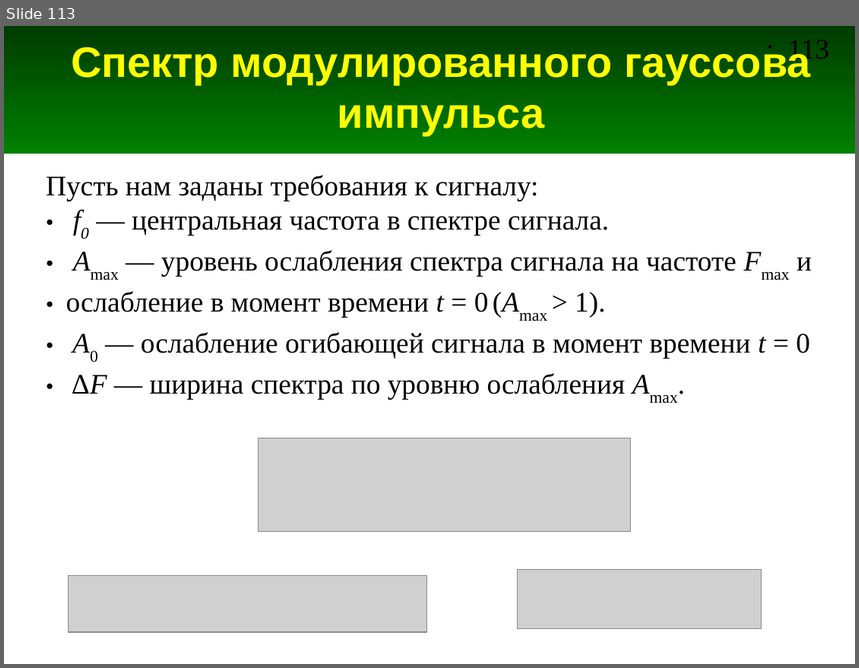
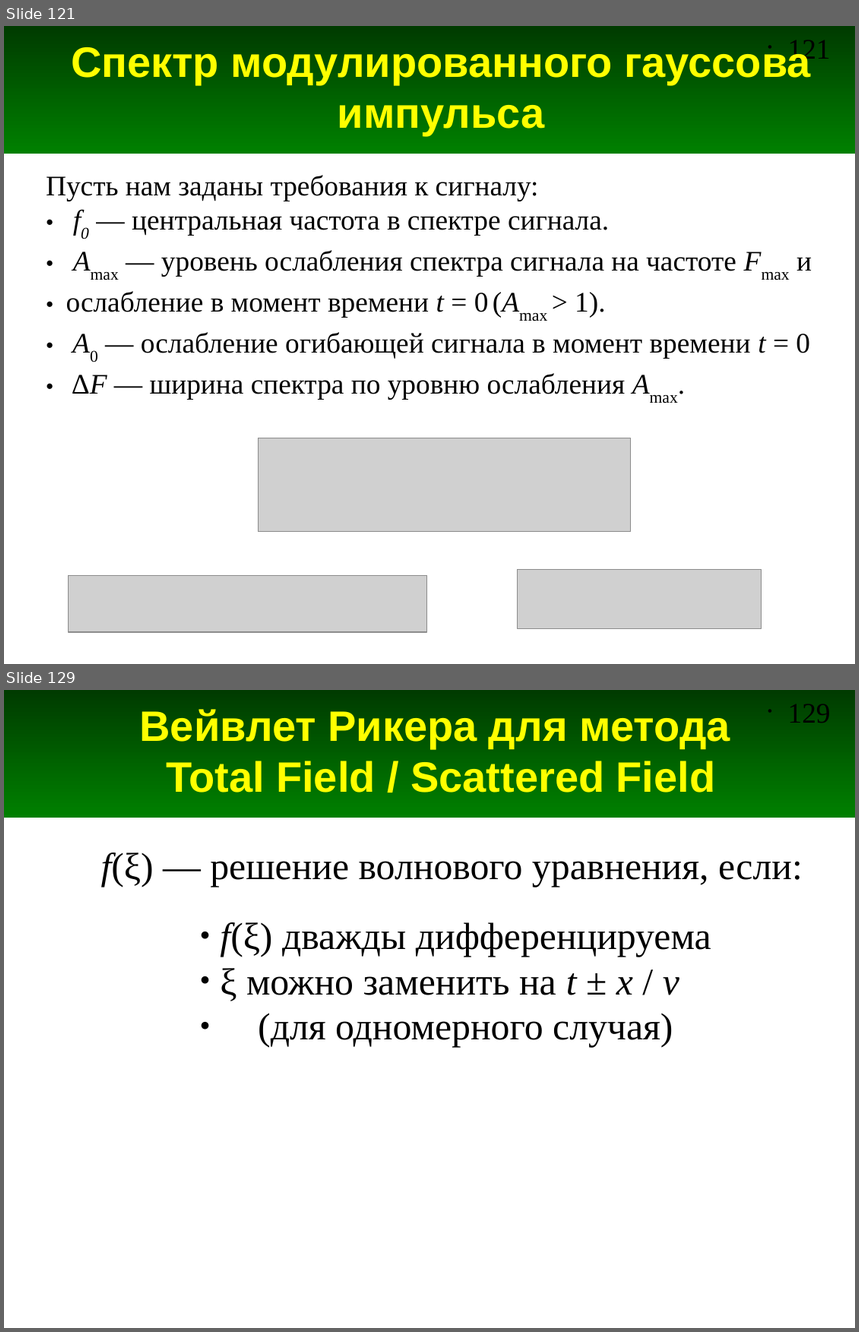
Before and after one commit to andris0147sv/modelling, a slide deck: presentations/2. FDTD.odp. Shown one above the other, each under a label of ours: slide 113 before the commit, slides 121 and 129 after it; the slides between them are not shown. The pictures are 859x668 and 859x1332 pixels, drawn with LibreOffice and Linux fonts; fonts in the diff are those of the drawing; grey boxes stand for pictures. Boxes give left, top, right and bottom in pixels: in the first picture for what was removed or moved away, otherwise in the second. Text is boxed around its words. In the diff, an @@ line names an element or a change of style, - is before the commit and + after.

Commit message:
Добавлены слады про синусоидалдьный сигнал и вейвлет Рикера

```diff
--- a/presentations/2. FDTD.odp
+++ b/presentations/2. FDTD.odp
@@ slide 129 added at (x1=4, y1=690, x2=855, y2=1328), background #FFFFFF; not listed: 2 template elements that a slide beside it also shows @@
@@ title added at (x1=140, y1=709, x2=731, y2=793), 36 pt, text #FFFF00, bold @@
+Вейвлет Рикера для метода
+Total Field / Scattered Field
@@ text added at (x1=101, y1=853, x2=803, y2=887), 32 pt, text #000000 @@
+f(ξ) — решение волнового уравнения, если:
@@ text added at (x1=220, y1=923, x2=712, y2=1047), 32 pt, text #000000 @@
+● f(ξ) дважды дифференцируема
+● ξ можно заменить на t ± x / v
+● (для одномерного случая)
@@ what was slide 113 is now slide 121 @@
@@ page number at (x1=788, y1=40, x2=831, y2=64): text changed @@
-• 113
+• 121
```
Also in this commit, not shown: 5 slides changed, 15 other slides added.
